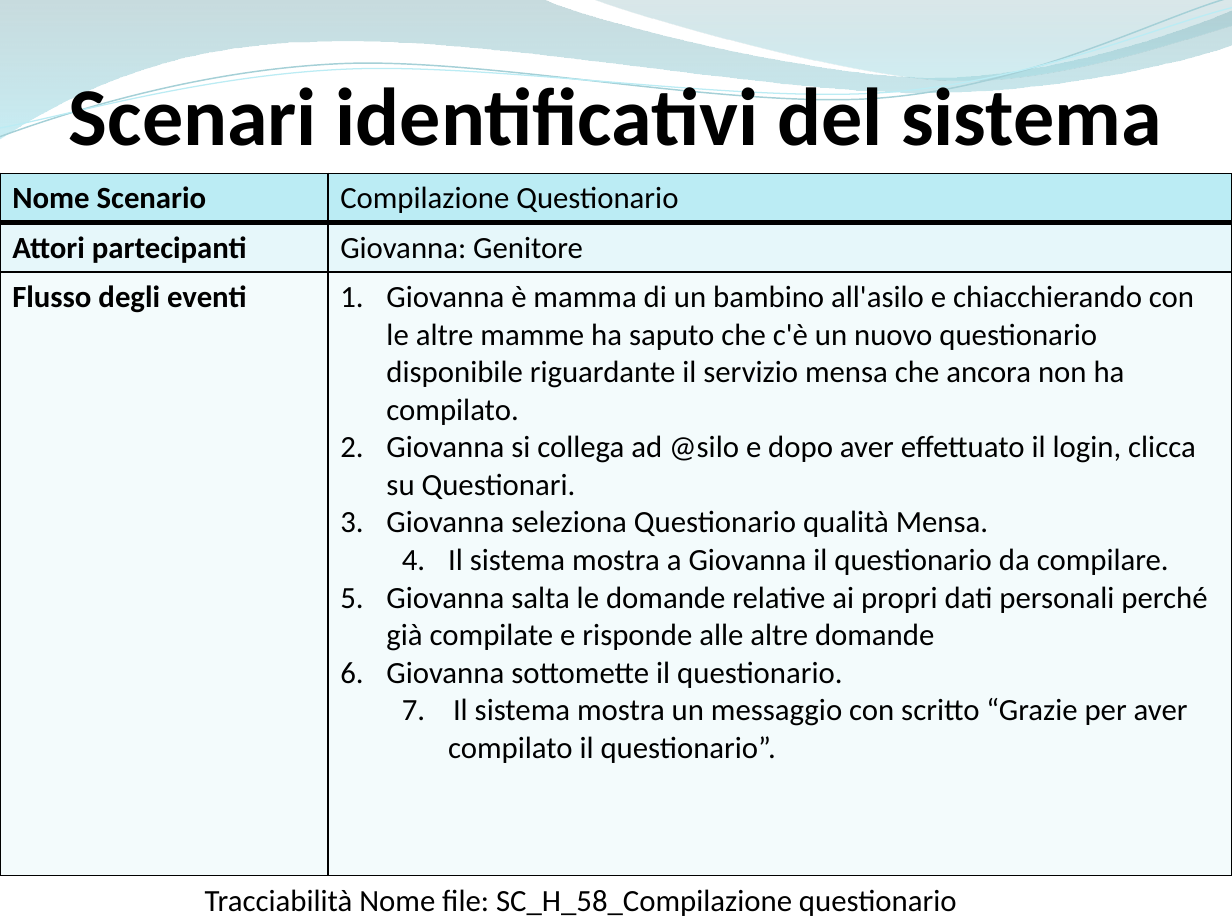
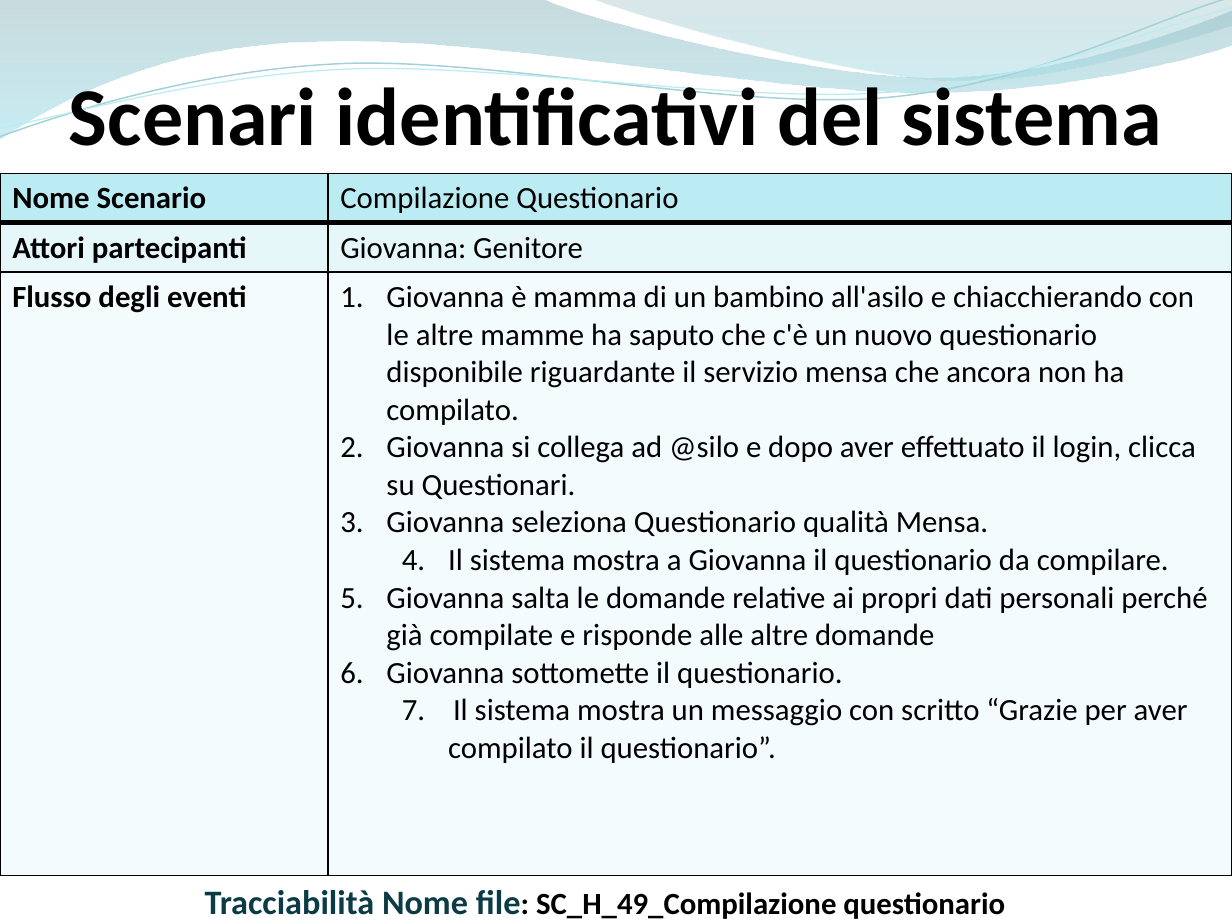
Before and after one commit to ammirate/at-silo, a slide deck: slide 3 of Presentazione/Atsilo3/Atsilo_H_PresentazioneFinale.pptx. Drawn at 1232x924 pixels with LibreOffice and Linux fonts; fonts in the diff are those of the drawing. Boxes give left, top, right and bottom in pixels: in the first picture for what was removed or moved away, otherwise in the second. Text is boxed around its words. In the diff, an @@ line names an element or a change of style, - is before the commit and + after.

```diff
--- a/Presentazione/Atsilo3/Atsilo_H_PresentazioneFinale.pptx
+++ b/Presentazione/Atsilo3/Atsilo_H_PresentazioneFinale.pptx
@@ text at (x1=205, y1=890, x2=1005, y2=919): text changed; bold on @@
-Tracciabilità Nome file: SC_H_58_Compilazione questionario
+Tracciabilità Nome file: SC_H_49_Compilazione questionario
```
Also in this commit, not shown: 4 other slides changed, 2 slides added, 1 other file.
